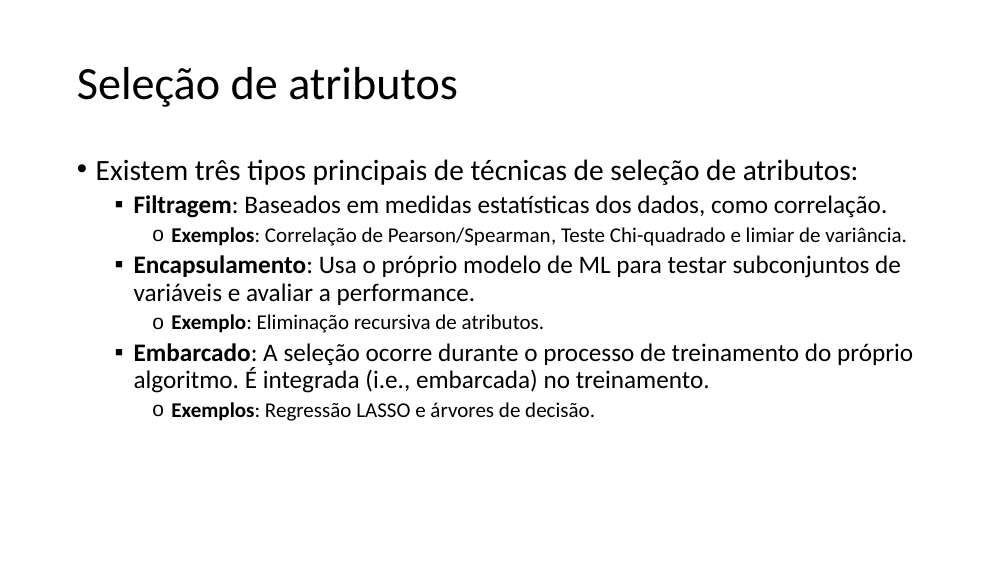
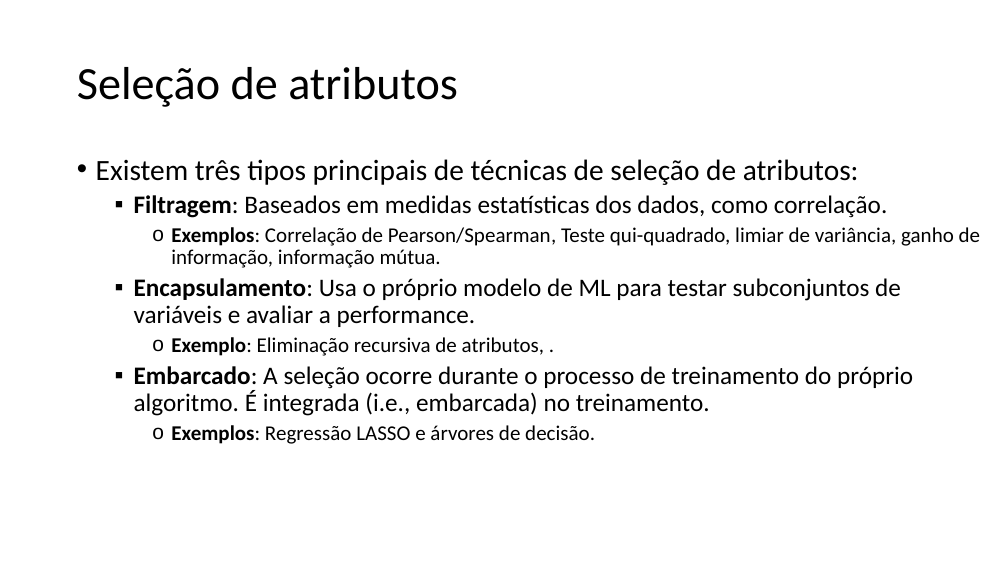
Before and after one commit to zz4fap/c24_inteligencia_artificial, a slide deck: slide 39 of slides/C24_Transformações.pptx (slide 40 before the commit). Drawn at 1008x567 pixels with LibreOffice and Linux fonts; fonts in the diff are those of the drawing. Boxes give left, top, right and bottom in pixels: in the first picture for what was removed or moved away, otherwise in the second. Text is boxed around its words. In the diff, an @@ line names an element or a change of style, - is before the commit and + after.

```diff
--- a/slides/C24_Transformações.pptx
+++ b/slides/C24_Transformações.pptx
@@ text at (171,227,980,268): text changed @@
-    o Exemplos: Correlação de Pearson/Spearman, Teste Chi-quadrado e limiar de variância.
+    o Exemplos: Correlação de Pearson/Spearman, Teste qui-quadrado, limiar de variância, ganho de informação, informação mútua.
@@ text at (171,337,545,356): text changed @@
-    o Exemplo: Eliminação recursiva de atributos.
+    o Exemplo: Eliminação recursiva de atributos, .
```
Also in this commit, not shown: 5 other slides changed, 2 slides added, 4 slides removed.
